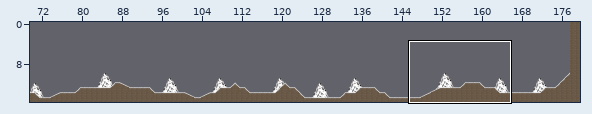
An edit to a level. Tiled map, Content/LevelDesignTwo.tmx. Above: a wide view before the commit, with the close-up outlined.
Close-up. Before the commit:
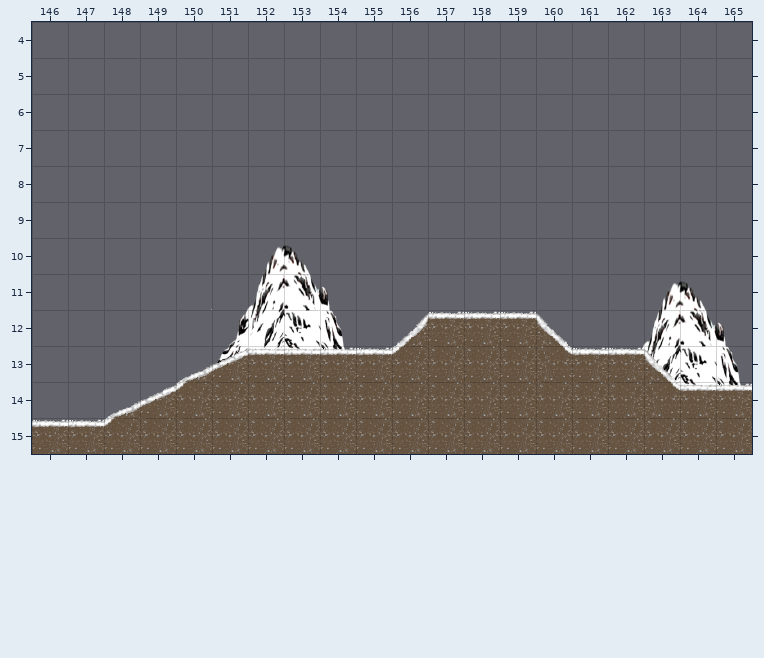
Cells are 64x64 px. Shown: x 146..165, y 4..15. The commit also changed other parts of the map, which this record leaves out.
After:
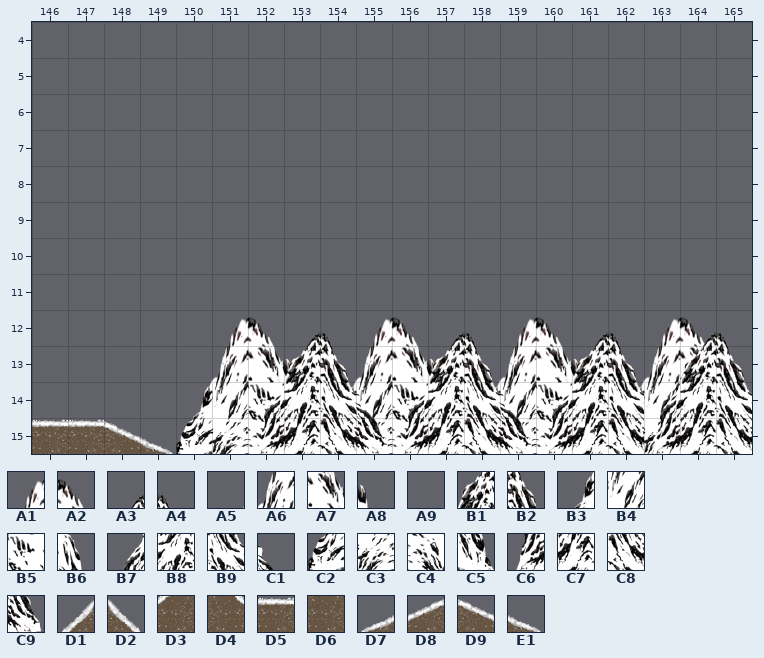
Key: from "mountain": A1 33, A2 34, A3 37, A4 38, A5 40, A6 41, A7 42, A8 43, A9 44, B1 45, B2 46, B3 48, B4 49, B5 50, B6 51, B7 52, B8 53, B9 54, C1 55, C2 56, C3 57, C4 58, C5 59, C6 60, C7 61, C8 62, C9 63; from "tilesheet": D1 3, D2 4, D3 9, D4 10, D5 11, D6 12, D7 19, D8 20, D9 21, E1 22.
__ is an empty cell, ## one hidden under a higher layer.
What changed:
Layer "Tile BG":
y 10: x 152..153 A1 A2 -> __ __
y 11: x 152..154 A6 A7 A8 -> __ __ __; x 163..164 A1 A2 -> __ __
y 12: x 151..156 B3 B4 B5 B6 __ __ -> A1 A2 __ __ A1 A2; x 159..160 __ __ -> A1 A2; x 162..165 A5 A6 A7 A8 -> __ A1 A2 __
y 13: x 150..165 __ C2 C3 C4 C5 __ __ __ __ __ __ __ B3 B4 B5 B6 -> A5 A6 A7 A8 A5 A6 A7 A8 A5 A6 A7 A8 A5 A6 A7 A8
y 14: x 150..152 __ ## ## -> B3 B4 B5; x 154..156 __ __ __ -> B3 B4 B5; x 158..160 __ __ __ -> B3 B4 B5; x 162..165 ## C3 C4 C5 -> B3 B4 ## B6
y 15: x 150..165 __ __ __ __ __ __ __ __ __ __ __ __ __ __ __ __ -> C2 C3 C4 C5 C2 C3 C4 C5 C2 C3 C4 C5 C2 C3 C4 C5
Layer "Tile FG":
y 12: x 153..154 __ __ -> A3 A4; x 156..162 D1 D5 D5 D5 D2 __ __ -> __ A3 A4 __ __ A3 A4; x 164..165 __ __ -> A3 A4
y 13: x 150..165 D7 D8 D5 D5 D5 D5 D3 D6 D6 D6 D4 D5 D5 D2 __ __ -> __ __ A9 B1 B2 __ A9 B1 B2 __ A9 B1 B2 A9 B1 B2
y 14: x 148..165 D7 D8 D3 D6 D6 D6 D6 D6 D6 D6 D6 D6 D6 D6 D6 D4 D5 D5 -> __ __ __ __ B7 B8 B9 C1 B7 B8 B9 C1 B7 B8 B9 B7 B8 B9
y 15: x 148..165 D3 D6 D6 D6 D6 D6 D6 D6 D6 D6 D6 D6 D6 D6 D6 D6 D6 D6 -> D9 E1 __ __ C6 C7 C8 C9 C6 C7 C8 C9 C6 C7 C8 C6 C7 C8
